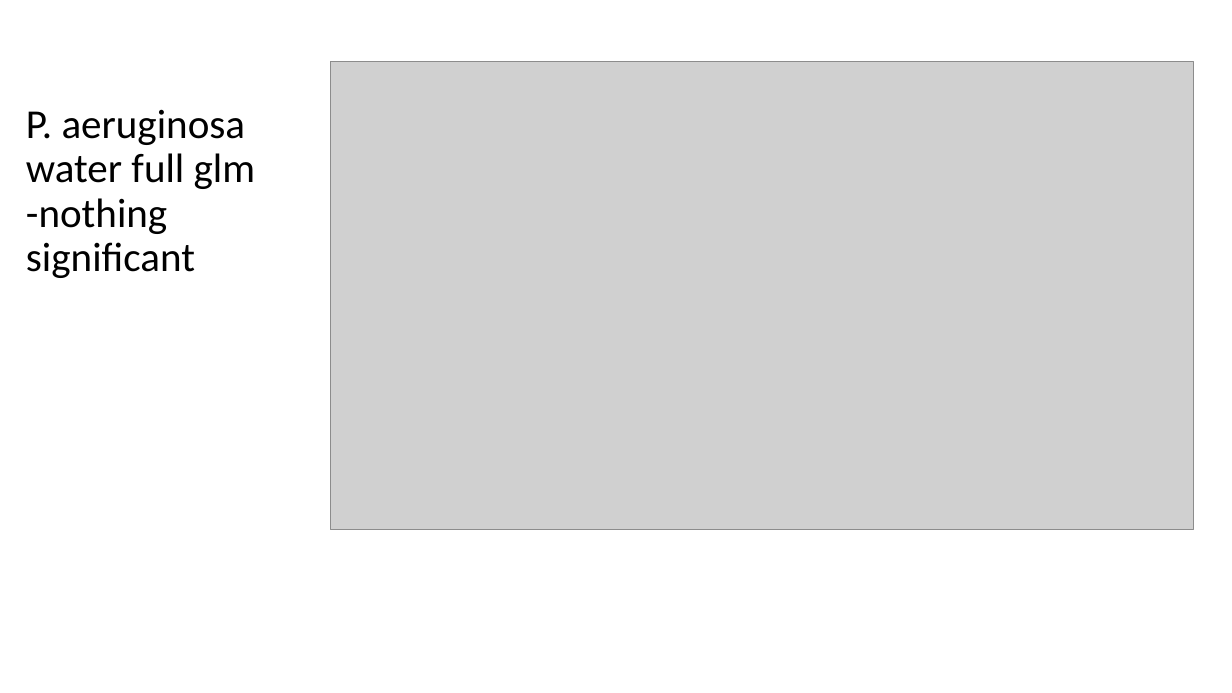
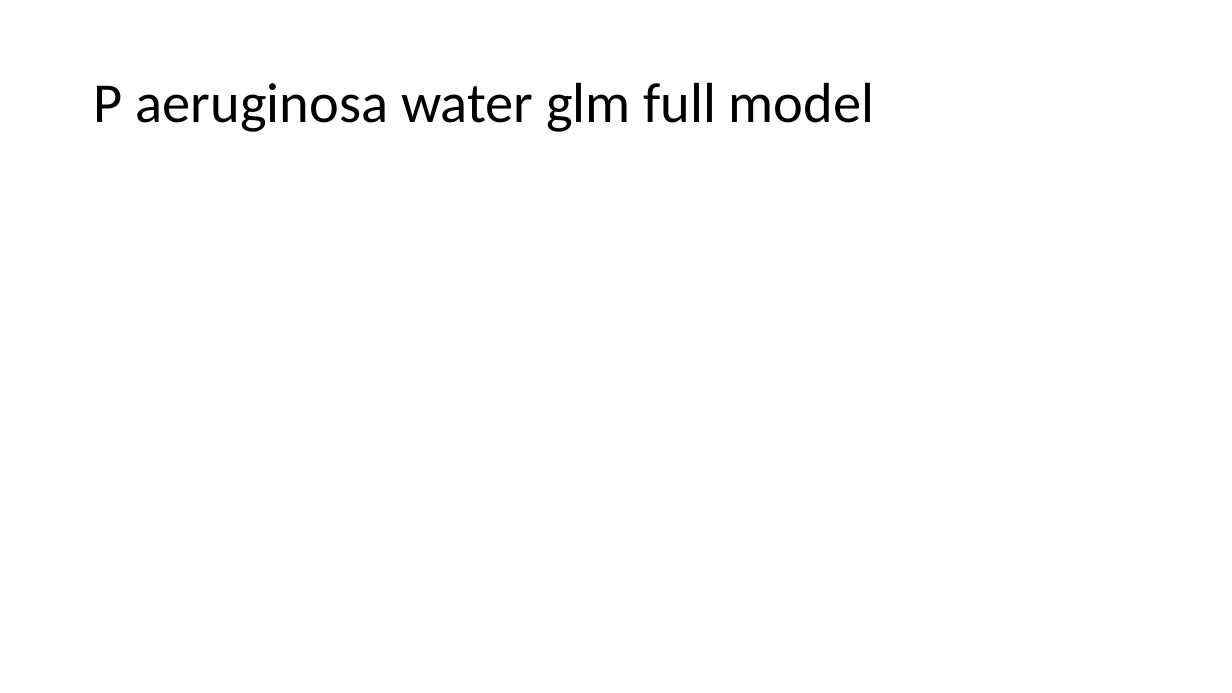
Before and after one commit to microbial-genomics/eytcheson_microplastics, a slide deck: slide 27 of pptx/glm_microplastics_water_v3.pptx (slide 26 before the commit). Drawn at 1232x693 pixels with LibreOffice and Linux fonts; fonts in the diff are those of the drawing; grey boxes stand for pictures. Boxes give left, top, right and bottom in pixels: in the first picture for what was removed or moved away, otherwise in the second. Text is boxed around its words. In the diff, an @@ line names an element or a change of style, - is before the commit and + after.

```diff
--- a/pptx/glm_microplastics_water_v3.pptx
+++ b/pptx/glm_microplastics_water_v3.pptx
@@ title at [94, 82, 874, 132]: text changed; size 32 to 44 pt @@
-P. aeruginosa water full glm
--nothing significant
+P aeruginosa water glm full model
@@ picture removed at [331, 61, 1193, 530] @@
```
Also in this commit, not shown: 13 other slides changed, 5 slides added, 4 slides removed, 8 other files.
